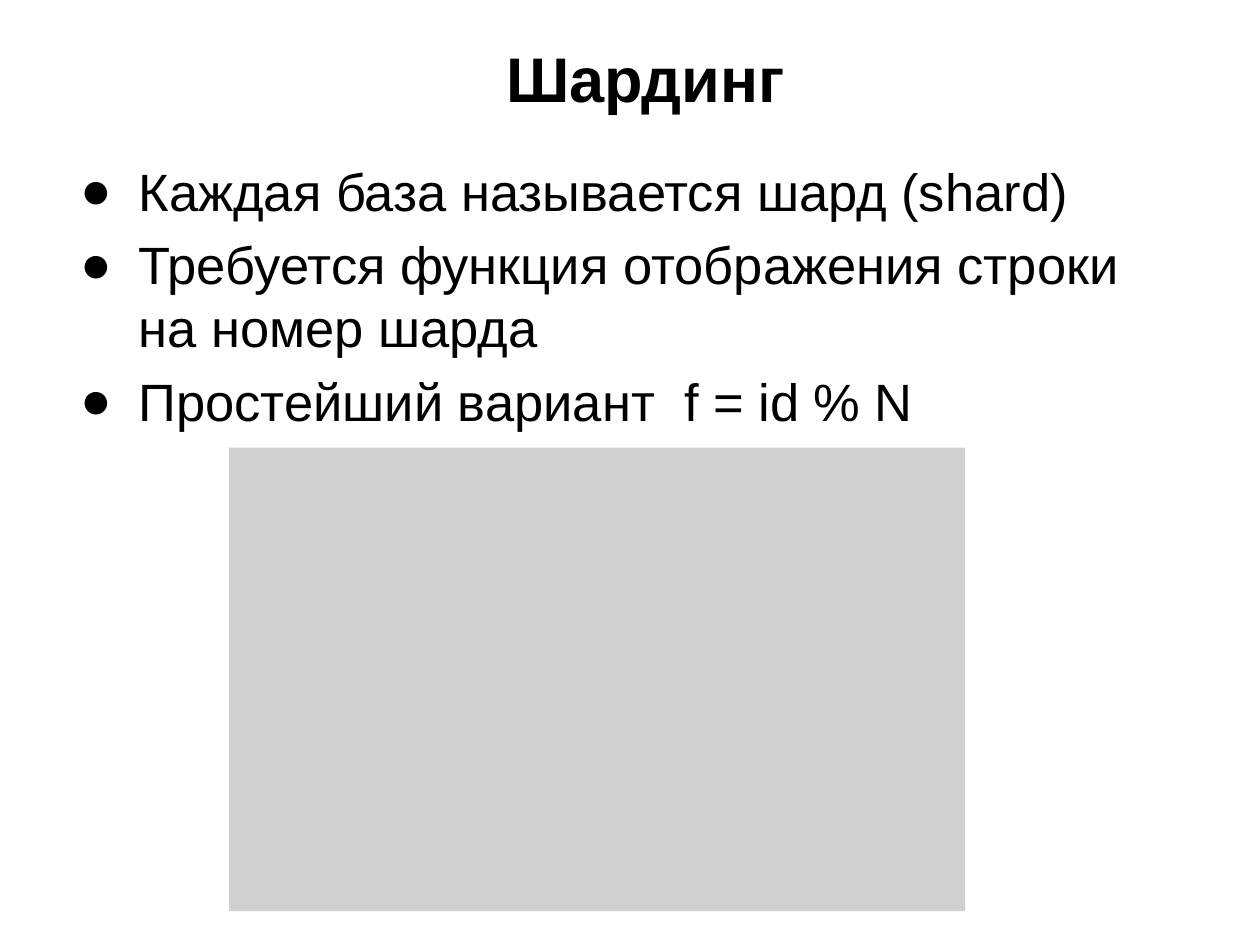
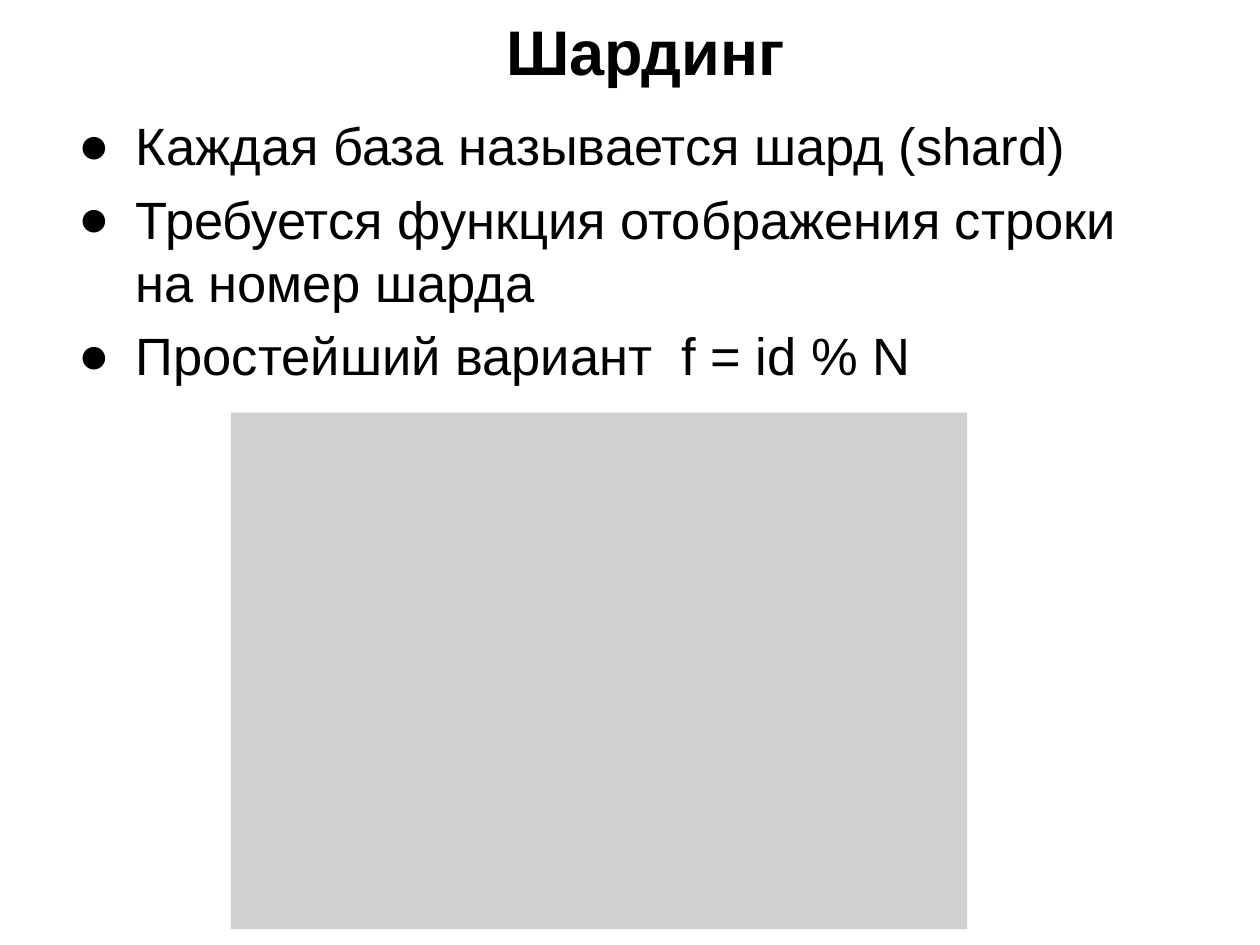
Before and after one commit to schadov/241m-lectures, a slide deck: slide 7 of Lecture_DB.pptx. Drawn at 1260x945 pixels with LibreOffice and Linux fonts; fonts in the diff are those of the drawing; grey boxes stand for pictures. Boxes give left, top, right and bottom in pixels: in the first picture for what was removed or moved away, otherwise in the second. Text is boxed around its words. In the diff, an @@ line names an element or a change of style, - is before the commit and + after.

```diff
--- a/Lecture_DB.pptx
+++ b/Lecture_DB.pptx
@@ title "Шардинг" moved from (x1=507, y1=58, x2=785, y2=114) to (x1=507, y1=31, x2=785, y2=87) @@
@@ text "Каждая база называется шард (shard)" moved from (x1=139, y1=172, x2=1119, y2=432) to (x1=136, y1=126, x2=1116, y2=386) @@
@@ picture resized from (x1=229, y1=447, x2=965, y2=911) to (x1=231, y1=413, x2=966, y2=930) @@
```
Also in this commit, not shown: 8 other slides changed, 3 slides added.
